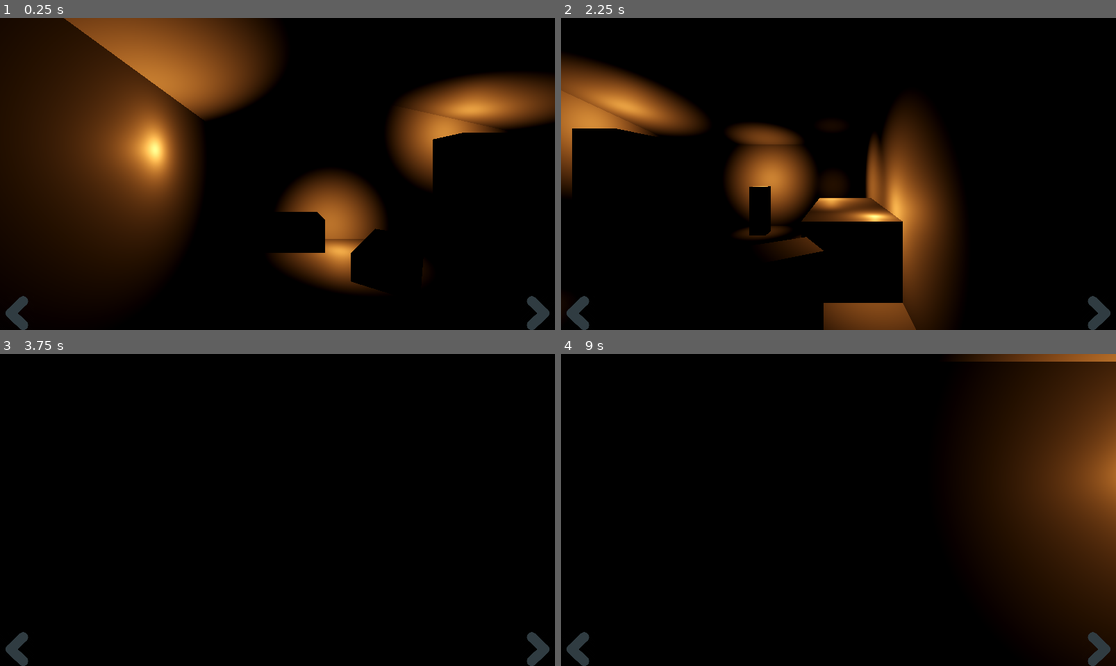
Above: before the commit, frames 1-4 (two rows, left to right).
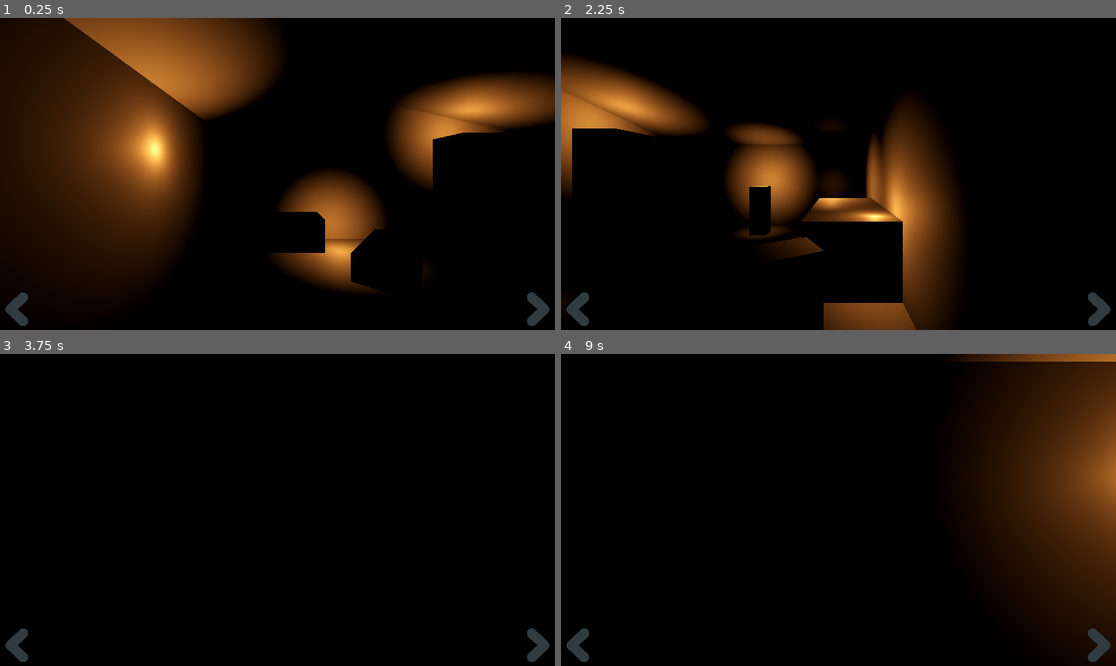
Above: after the commit, the same moments.

Repository: DeepRestGames/shadow-and-alchemy
Game: Godot game, scene res://Scenes/MainScene_Prototype01.tscn
The game is run twice, just before and just after one commit, with the same random seed, the same clock (stepped at 60 frames per second) and the same inputs.
Inputs (mouse positions are in pixels of both pictures, inside the frame that each line leads up to; where the layout moved, square brackets give the same spot in the first picture):
- Up to frame 1 (0.25 s): no input
- Up to frame 2 (2.25 s): click (577, 308) [577, 314] at 0.5 s; click (1099, 308) [1099, 314] at 1.25 s; tap Enter at 2 s; move the mouse to (960, 158) at 2.02 s; hold D (turn_right) from 2.03 s (still down); click (960, 158) at 2.1 s
- Up to frame 3 (3.75 s): tap Space at 2.75 s; move the mouse to (166, 525) at 2.77 s; release D (turn_right) at 2.78 s; hold S (move_backward) 2.78-3.53 s; click (166, 525) at 2.85 s; tap Enter at 3.5 s; move the mouse to (333, 441) at 3.52 s; hold D (turn_right) from 3.53 s (still down); click (333, 441) at 3.6 s
- Up to frame 4 (9 s): tap Space at 4.25, 5.75 s; move the mouse to (810, 572) at 4.27 s; release D (turn_right) at 4.28 s; hold W (move_forward) 4.28-5.03 s; click (810, 572) at 4.35 s; tap Enter at 5 s; move the mouse to (1005, 556) at 5.02 s; hold A (turn_left) 5.03-6.53 s; click (1005, 556) at 5.1 s; move the mouse to (672, 463) at 5.77 s; click (672, 463) at 5.85 s; move the mouse to (866, 510) at 6.52 s; hold S (move_backward) 6.53-7.28 s; click (866, 510) at 6.6 s; move the mouse to (755, 432) at 7.27 s; hold D (turn_right) 7.28-8.03 s; click (755, 432) at 7.35 s; move the mouse to (960, 494) at 8.02 s; hold W (move_forward) 8.03-8.78 s; click (960, 494) at 8.1 s; move the mouse to (727, 525) at 8.77 s; hold D (turn_right) from 8.78 s (still down); click (727, 525) at 8.85 s

The runs differ from the first frame. In frame 1, 0.3% of the frame differs, in the area x 1-99%, y 87-100%; in frame 2, 0.3%; in frame 3, 0.3%; in frame 4, 0.3%.

Commit message:
Puzzle slot interactions, from inventory to 3D world

Diff:
--- /dev/null
+++ b/Resources/InventoryItems/Mercury.tres
@@ -0,0 +1,9 @@
+[gd_resource type="Resource" script_class="InventoryItemData" load_steps=3 format=3 uid="uid://g4uyankif1ku"]
+
+[ext_resource type="Texture2D" uid="uid://c777f04304wm4" path="res://Icons/ui_interface_user_user_interface_navigate_arrow_left-512-595134033.png" id="1_kr7la"]
+[ext_resource type="Script" path="res://Scripts/InventorySystem/InventoryItemData.gd" id="2_liwod"]
+
+[resource]
+script = ExtResource("2_liwod")
+item_name = "Mercury"
+item_icon = ExtResource("1_kr7la")
--- a/Scenes/InteractionSystem/InteractionSystemTest.tscn
+++ b/Scenes/InteractionSystem/InteractionSystemTest.tscn
@@ -1,10 +1,12 @@
-[gd_scene load_steps=12 format=3 uid="uid://u041ieqpou71"]
+[gd_scene load_steps=14 format=3 uid="uid://u041ieqpou71"]
 
 [ext_resource type="Script" path="res://Scripts/InteractionSystem/Prop_Interaction.gd" id="1_38v8p"]
 [ext_resource type="Script" path="res://Scripts/InteractionSystem/Prop_Pickup.gd" id="2_6qrrl"]
 [ext_resource type="Script" path="res://Scripts/InteractionSystem/Prop_Focus.gd" id="3_rrgj2"]
 [ext_resource type="Resource" uid="uid://cuiafakro6su" path="res://Resources/InventoryItems/SaltBottle.tres" id="4_q26nq"]
+[ext_resource type="Resource" uid="uid://g4uyankif1ku" path="res://Resources/InventoryItems/Mercury.tres" id="5_6qhmo"]
 [ext_resource type="PackedScene" uid="uid://d1ngk84wlraoa" path="res://Scenes/Player.tscn" id="5_ggtcx"]
+[ext_resource type="Script" path="res://Scripts/InteractionSystem/PuzzleSlot.gd" id="7_2han0"]
 
 [sub_resource type="ProceduralSkyMaterial" id="ProceduralSkyMaterial_0fie3"]
 sky_top_color = Color(0, 0, 0, 1)
@@ -26,7 +28,7 @@
 albedo_color = Color(0.891291, 4.18738e-06, 8.66354e-07, 1)
 
 [sub_resource type="StandardMaterial3D" id="StandardMaterial3D_gk8mo"]
-albedo_color = Color(0.00492994, 0.228797, 1, 1)
+albedo_color = Color(0.00392157, 0.227451, 1, 1)
 
 [node name="MainScene" type="Node3D"]
 
@@ -36,8 +38,6 @@
 [node name="DirectionalLight3D" type="DirectionalLight3D" parent="."]
 transform = Transform3D(-0.866025, -0.433013, 0.25, 0, 0.5, 0.866025, -0.5, 0.75, -0.433013, 0, 0, 0)
 shadow_enabled = true
-
-[node name="Camera3D" type="Camera3D" parent="."]
 
 [node name="Table" type="CSGBox3D" parent="."]
 transform = Transform3D(1, 0, 0, 0, 1, 0, 0, 0, 1, 0, -1.1, -1.75)
@@ -75,4 +75,21 @@
 script = ExtResource("2_6qrrl")
 inventory_item_data = ExtResource("4_q26nq")
 
+[node name="BlueBottle2" type="CSGCylinder3D" parent="Props"]
+transform = Transform3D(1, 0, 0, 0, 1, 0, 0, 0, 1, 0.620572, -0.442372, 0.0731244)
+use_collision = true
+collision_layer = 2
+radius = 0.1
+height = 0.3
+material = SubResource("StandardMaterial3D_gk8mo")
+script = ExtResource("2_6qrrl")
+inventory_item_data = ExtResource("5_6qhmo")
+
 [node name="Player" parent="." instance=ExtResource("5_ggtcx")]
+transform = Transform3D(1, 0, 0, 0, 1, 0, 0, 0, 1, 0, -0.22739, 0)
+
+[node name="ItemDropArea" type="CSGBox3D" parent="."]
+transform = Transform3D(0.4, 0, 0, 0, 0.4, 0, 0, 0, 0.4, 0.435688, -0.184734, -2.60842)
+use_collision = true
+collision_layer = 4
+script = ExtResource("7_2han0")
--- /dev/null
+++ b/Scenes/InventorySystem/InventoryUI.tscn
@@ -0,0 +1,48 @@
+[gd_scene load_steps=3 format=3 uid="uid://b4csxpsd7ukr6"]
+
+[ext_resource type="Script" path="res://Scripts/InventorySystem/InventoryUI.gd" id="1_5wtk1"]
+[ext_resource type="Texture2D" uid="uid://c777f04304wm4" path="res://Icons/ui_interface_user_user_interface_navigate_arrow_left-512-595134033.png" id="2_4aj1m"]
+
+[node name="InventoryUI" type="Control"]
+layout_mode = 3
+anchors_preset = 12
+anchor_top = 1.0
+anchor_right = 1.0
+anchor_bottom = 1.0
+offset_top = -78.0
+offset_bottom = -8.0
+grow_horizontal = 2
+grow_vertical = 0
+script = ExtResource("1_5wtk1")
+
+[node name="InventoryItemsCarousel" type="HBoxContainer" parent="."]
+layout_mode = 2
+anchor_right = 1.0
+anchor_bottom = 1.0
+offset_left = 76.0
+offset_right = -76.0
+grow_horizontal = 2
+grow_vertical = 2
+alignment = 1
+
+[node name="LeftArrow" type="TextureButton" parent="."]
+layout_mode = 2
+anchor_bottom = 1.0
+offset_right = 70.0
+grow_vertical = 2
+texture_normal = ExtResource("2_4aj1m")
+ignore_texture_size = true
+stretch_mode = 0
+flip_h = true
+
+[node name="RightArrow" type="TextureButton" parent="."]
+layout_mode = 2
+anchor_left = 1.0
+anchor_right = 1.0
+anchor_bottom = 1.0
+offset_left = -70.0
+grow_horizontal = 0
+grow_vertical = 2
+texture_normal = ExtResource("2_4aj1m")
+ignore_texture_size = true
+stretch_mode = 0
--- a/Scenes/Player.tscn
+++ b/Scenes/Player.tscn
@@ -1,8 +1,7 @@
-[gd_scene load_steps=5 format=3 uid="uid://d1ngk84wlraoa"]
+[gd_scene load_steps=4 format=3 uid="uid://d1ngk84wlraoa"]
 
 [ext_resource type="Script" path="res://Scripts/Player.gd" id="1_h2fim"]
-[ext_resource type="Script" path="res://Scripts/InventorySystem/InventoryUI.gd" id="2_l70ck"]
-[ext_resource type="Texture2D" uid="uid://c777f04304wm4" path="res://Icons/ui_interface_user_user_interface_navigate_arrow_left-512-595134033.png" id="3_yjwpa"]
+[ext_resource type="PackedScene" uid="uid://b4csxpsd7ukr6" path="res://Scenes/InventorySystem/InventoryUI.tscn" id="3_3gjop"]
 [ext_resource type="Script" path="res://Scripts/InteractionSystem/InteractionSystem.gd" id="4_ek3df"]
 
 [node name="Player" type="Node3D"]
@@ -22,45 +21,5 @@
 grow_horizontal = 2
 grow_vertical = 2
 
-[node name="InventoryUI" type="Control" parent="HUD"]
+[node name="InventoryUI" parent="HUD" instance=ExtResource("3_3gjop")]
 layout_mode = 1
-anchors_preset = 12
-anchor_top = 1.0
-anchor_right = 1.0
-anchor_bottom = 1.0
-offset_top = -70.0
-grow_horizontal = 2
-grow_vertical = 0
-script = ExtResource("2_l70ck")
-
-[node name="InventoryItemsCarousel" type="HBoxContainer" parent="HUD/InventoryUI"]
-layout_mode = 2
-anchor_right = 1.0
-anchor_bottom = 1.0
-offset_left = 76.0
-offset_right = -76.0
-grow_horizontal = 2
-grow_vertical = 2
-alignment = 1
-
-[node name="LeftArrow" type="TextureButton" parent="HUD/InventoryUI"]
-layout_mode = 2
-anchor_bottom = 1.0
-offset_right = 70.0
-grow_vertical = 2
-texture_normal = ExtResource("3_yjwpa")
-ignore_texture_size = true
-stretch_mode = 0
-flip_h = true
-
-[node name="RightArrow" type="TextureButton" parent="HUD/InventoryUI"]
-layout_mode = 2
-anchor_left = 1.0
-anchor_right = 1.0
-anchor_bottom = 1.0
-offset_left = -70.0
-grow_horizontal = 0
-grow_vertical = 2
-texture_normal = ExtResource("3_yjwpa")
-ignore_texture_size = true
-stretch_mode = 0
--- a/Scripts/InteractionSystem/InteractionSystem.gd
+++ b/Scripts/InteractionSystem/InteractionSystem.gd
@@ -4,11 +4,17 @@
 var viewport: Viewport
 var camera: Camera3D
 var space_state: PhysicsDirectSpaceState3D
-
-@export var props_collision_layer := 2
 @export var ray_lenght: float
 
+# Props interactions
+@export var props_collision_layer := 2
 var current_intersected_prop: Prop
+
+# Puzzle interactions
+@export var puzzle_slots_collision_layer := 4
+var is_dragging_item := false
+var dragged_item_data = null
+var current_intersected_puzzle_slot: PuzzleSlot
 
 
 func _ready():
@@ -21,6 +27,7 @@
 func _input(event):
 
 	if event is InputEventMouseMotion:
+		# Cast a ray 3D to current mouse position
 		var mouse_position := viewport.get_mouse_position()
 
 		var origin := camera.project_ray_origin(mouse_position)
@@ -28,16 +35,35 @@
 
 		var end := origin + direction * ray_lenght
 
-		var query := PhysicsRayQueryParameters3D.create(origin, end, props_collision_layer)
-		var result := space_state.intersect_ray(query)
+		# Check collisions with props
+		var props_collision_query := PhysicsRayQueryParameters3D.create(origin, end, props_collision_layer)
+		var props_collision_result := space_state.intersect_ray(props_collision_query)
 
-		if not result.is_empty():
-			current_intersected_prop = result["collider"] as Prop
+		if not props_collision_result.is_empty():
+			current_intersected_prop = props_collision_result["collider"] as Prop
 		else:
 			current_intersected_prop = null
+
+		# Check collisions with puzzle slots
+		var puzzle_slots_collision_query := PhysicsRayQueryParameters3D.create(origin, end, puzzle_slots_collision_layer)
+		var puzzle_slots_collision_result := space_state.intersect_ray(puzzle_slots_collision_query)
+
+		if not puzzle_slots_collision_result.is_empty():
+			current_intersected_puzzle_slot = puzzle_slots_collision_result["collider"] as PuzzleSlot
+		else:
+			current_intersected_puzzle_slot = null
 
 
 func _process(_delta):
 
-	if Input.is_action_just_pressed("left_click") and current_intersected_prop != null:
+	if Input.is_action_just_pressed("left_click") and current_intersected_prop != null and !current_intersected_prop.is_queued_for_deletion():
 		current_intersected_prop._interacted()
+
+	if is_dragging_item and Input.is_action_just_released("left_click"):
+		print("Released item from inventory!")
+
+		if current_intersected_puzzle_slot != null:
+			current_intersected_puzzle_slot.item_dropped(dragged_item_data)
+
+		is_dragging_item = false
+		dragged_item_data = null
--- a/Scripts/InteractionSystem/Prop_Pickup.gd
+++ b/Scripts/InteractionSystem/Prop_Pickup.gd
@@ -8,3 +8,5 @@
 	InventorySystem.add_item(inventory_item_data)
 
 	print("Item added to inventory!")
+
+	queue_free()
--- /dev/null
+++ b/Scripts/InteractionSystem/PuzzleSlot.gd
@@ -0,0 +1,6 @@
+class_name PuzzleSlot
+extends Node3D
+
+
+func item_dropped(item):
+	print("Item " + item + " dropped in slot!")
--- a/Scripts/InventorySystem/InventoryItemUI.gd
+++ b/Scripts/InventorySystem/InventoryItemUI.gd
@@ -2,3 +2,14 @@
 
 
 # Handle Drag&Drop, using items, etc.
+func _get_drag_data(_at_position):
+	var preview_texture = TextureRect.new()
+	preview_texture.texture = texture
+	preview_texture.modulate = Color(1, 1, 1, .4)
+	preview_texture.scale = Vector2(.3, .3)
+	set_drag_preview(preview_texture)
+
+	InteractionSystem.is_dragging_item = true
+	InteractionSystem.dragged_item_data = name
+
+	return name
--- a/Scripts/InventorySystem/InventoryUI.gd
+++ b/Scripts/InventorySystem/InventoryUI.gd
@@ -13,17 +13,17 @@
 
 	# Clear current inventory items
 	for item in inventory_items:
-		item.queue_free()
-
+		item.name = "to_delete"
+		item.free()
 	inventory_items.clear()
-
 
 	# Add updated inventory items
 	for item in InventorySystem.inventory_items:
-		var current_item_texture = inventory_item_scene.instantiate()
-		current_item_texture.expand_mode = TextureRect.EXPAND_FIT_WIDTH
-		current_item_texture.texture = item.item_icon
-		current_item_texture.tooltip_text = item.item_name
+		var current_item_scene = inventory_item_scene.instantiate()
+		current_item_scene.expand_mode = TextureRect.EXPAND_FIT_WIDTH
+		current_item_scene.name = item.item_name
+		current_item_scene.texture = item.item_icon
+		current_item_scene.tooltip_text = item.item_name
 
-		inventory_items_carousel.add_child(current_item_texture)
-		inventory_items.append(current_item_texture)
+		inventory_items_carousel.add_child(current_item_scene)
+		inventory_items.append(current_item_scene)
--- a/project.godot
+++ b/project.godot
@@ -19,6 +19,7 @@
 [autoload]
 
 InventorySystem="*res://Scripts/InventorySystem/InventorySystem.gd"
+InteractionSystem="*res://Scripts/InteractionSystem/InteractionSystem.gd"
 
 [input]
 
@@ -52,6 +53,12 @@
 ]
 }
 
+[layer_names]
+
+3d_physics/layer_1="Default"
+3d_physics/layer_2="Props"
+3d_physics/layer_3="Puzzle Slots"
+
 [rendering]
 
 renderer/rendering_method="gl_compatibility"
